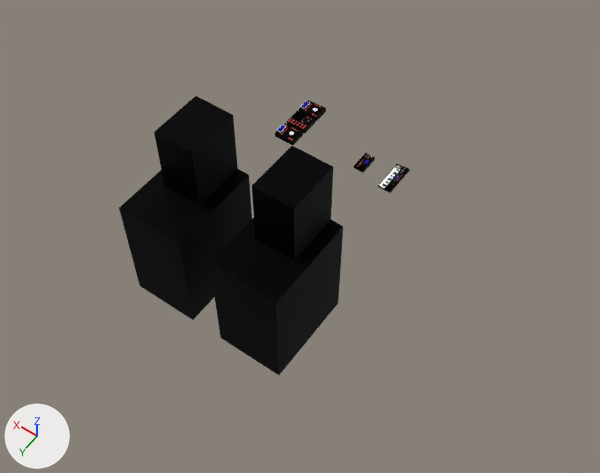
The Blender file public/models/Before Export.blend, before and after one commit.
Rendered twice from a 50 mm camera at (-70.1, 102.1, 143.5) aimed at (-7.8, 15.0, 6.6). The axes (+X, +Y, +Z) are drawn at lower left. The lights are the same throughout.
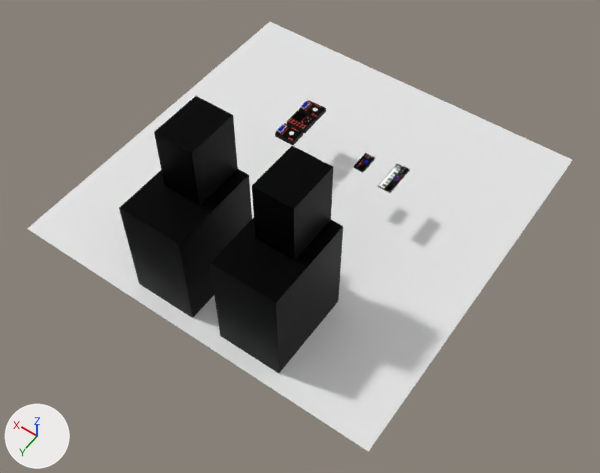
Where the newer file only moved an object's origin or applied its transform, the numbers keep the older frame.

Location of each change, [x1, y1, x2, y2] in pixels of the pictures (600 x 473 px):
'Plane', shown
    after: [27, 22, 572, 451]

The edits, one by one:
Object 'Plane' (ob_plane) is now shown.
